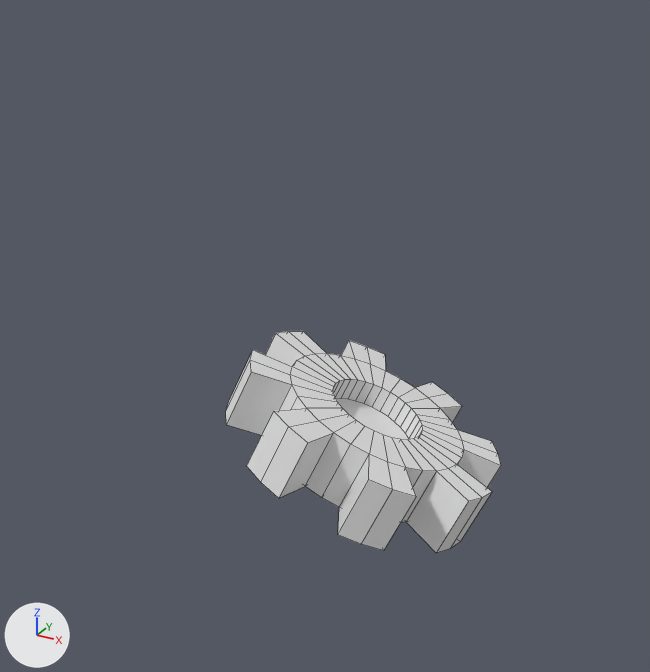
What one commit did to the Blender file Assets/PlayerModel/ScrapModel.blend.
One viewpoint serves both versions: a 50 mm camera at (1.1, -2.26, 1.44) aimed at (-0.08, -0.12, 0.37). Lighting does not change. The marker at lower left points along +X, +Y and +Z. Mesh edges are drawn as thin lines.

The older version as bpy lines, for what is in view:
```python
me_cylinder = bpy.data.meshes.new('Cylinder')
me_cylinder.from_pydata(...)  # 240 vertices, 210 faces; spans x -1.44..1.44, y -1.44..1.44, z -1.0..1.0
ob_cylinder = bpy.data.objects.new('Cylinder', me_cylinder)
ob_cylinder.location = (0.0, 0.0, 0.0)
ob_cylinder.rotation_euler = (-0.213, 0.375, -0.0791)  # degrees (-12, 21, -4.5)
ob_cylinder.scale = (0.3, 0.3, 0.1)
```
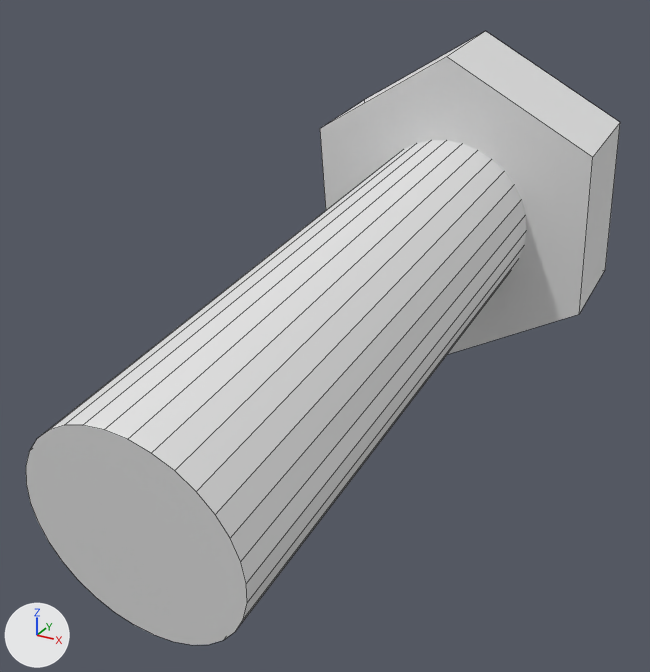
Pixel boxes [x1, y1, x2, y2] of what changed, in the pictures (650 x 672 px):
```json
{"object": "Cylinder", "change": "reshaped, moved, turned, rescaled", "before": [226, 331, 501, 553], "after": [26, 140, 526, 645]}
{"object": "Cylinder.001", "change": "added", "after": [320, 31, 620, 354]}
```

The change, as JSON lines over the scene's bpy script:
```json
{"block": "me_cylinder", "where": "# used by ob_cylinder; location = (0.0, 0.0, 0.0); rotation_euler = (-0.213, 0.375, -0.0791), in degrees (-12, 21, -4.5); scale = (0.3, 0.3, 0.1)"}
{"op": "remove", "block": "me_cylinder", "code": "me_cylinder.from_pydata(...)  # 240 vertices, 210 faces; spans x -1.44..1.44, y -1.44..1.44, z -1.0..1.0"}
{"op": "add", "block": "me_cylinder", "code": "me_cylinder.from_pydata(...)  # 64 vertices, 34 faces; spans x -1.0..1.0, y -1.0..1.0, z -1.0..1.0"}
{"block": "me_cylinder", "change": "me_cylinder part 1"}
{"block": "me_cylinder", "change": "176 vertices are removed from x -1.44..1.44, y -1.44..1.44, z -1.0..1.0"}
{"block": "me_cylinder", "change": "194 faces are deleted"}
{"block": "me_cylinder", "change": "18 new faces join them"}
{"op": "add", "block": "me_cylinder_002", "code": ["me_cylinder_002 = bpy.data.meshes.new('Cylinder.002')", "me_cylinder_002.from_pydata(...)  # a 6-sided cylinder along z spanning x -0.87..0.87, y -1.0..1.0, z -1.0..1.0"]}
{"op": "set", "path": "ob_cylinder.location", "old": "(0.0, 0.0, 0.0)", "new": "(0.0, -0.105, 0.438)"}
{"op": "set", "path": "ob_cylinder.rotation_euler", "old": "(-0.213, 0.375, -0.0791)", "new": "(-1.427, 0.0, 0.0)", "note": "degrees (-12, 21, -4.5) -> degrees (-82, 0, 0)"}
{"op": "set", "path": "ob_cylinder.scale", "old": "(0.3, 0.3, 0.1)", "new": "(0.285, 0.285, 1.0)"}
{"op": "add", "block": "ob_cylinder_001", "code": ["ob_cylinder_001 = bpy.data.objects.new('Cylinder.001', me_cylinder_002)", "ob_cylinder_001.location = (0.0, 0.799, 0.569)", "ob_cylinder_001.rotation_euler = (-1.427, 0.0, 0.0)  # degrees (-82, 0, 0)", "ob_cylinder_001.scale = (0.559, 0.559, -0.178)"]}
```
